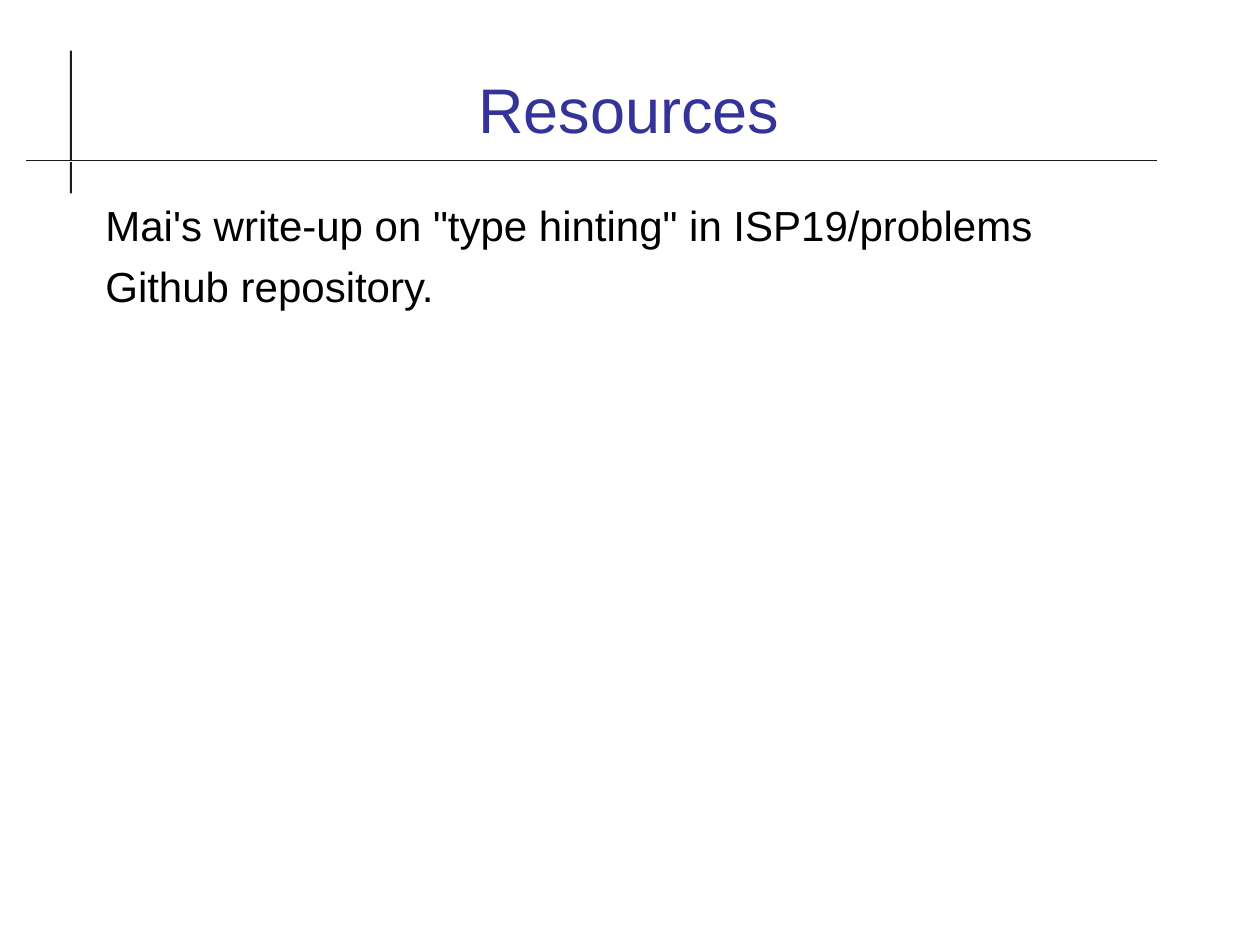
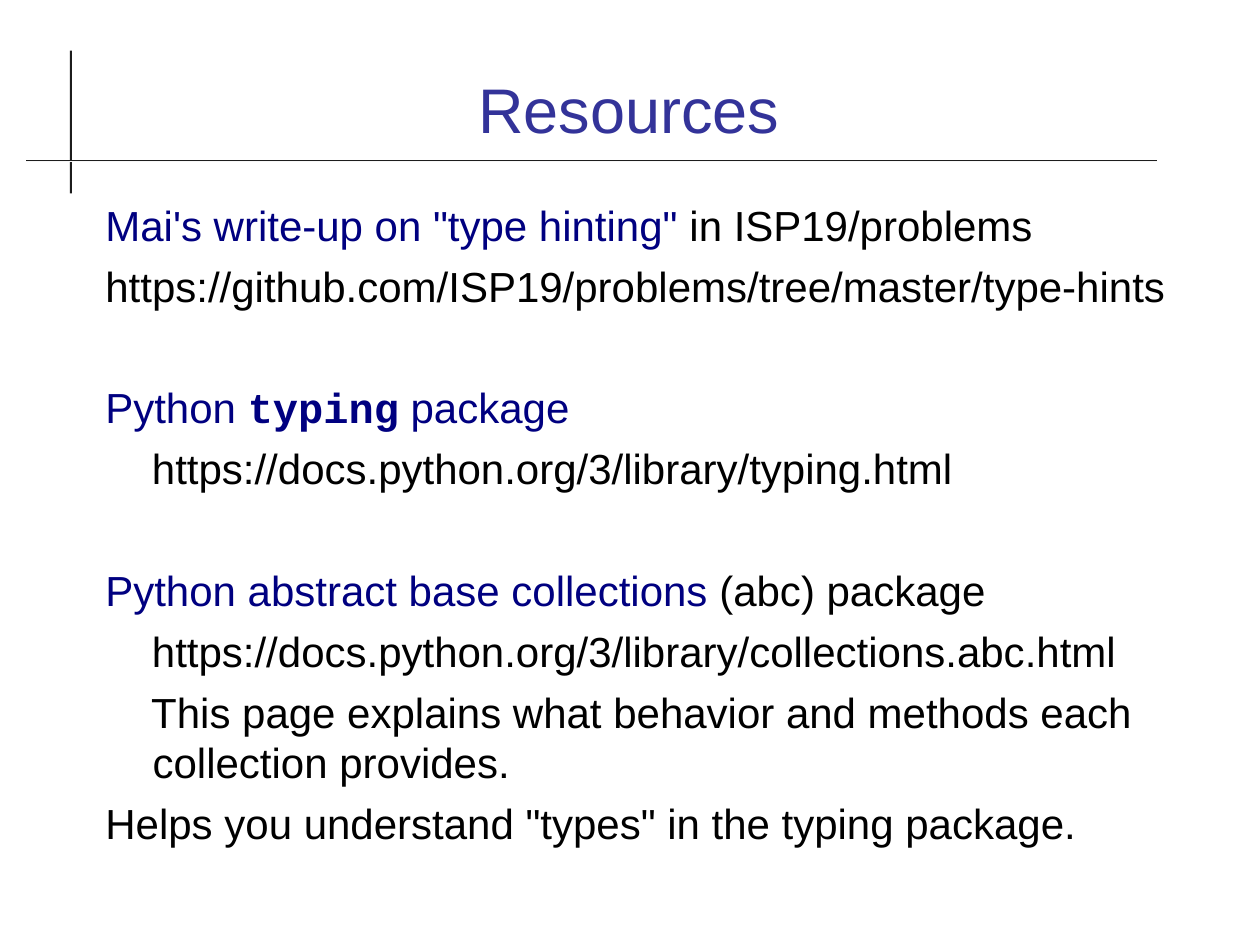
Before and after one commit to cpske/ISP, a slide deck: slide 19 of code-quality/Type-Checking.odp (slide 15 before the commit). Drawn at 1260x945 pixels with LibreOffice and Linux fonts; fonts in the diff are those of the drawing. Boxes give left, top, right and bottom in pixels: in the first picture for what was removed or moved away, otherwise in the second. Text is boxed around its words. In the diff, an @@ line names an element or a change of style, - is before the commit and + after.

Commit message:
more slides on typing

```diff
--- a/code-quality/Type-Checking.odp
+++ b/code-quality/Type-Checking.odp
@@ text at box(105, 210, 1033, 249): text colour #000000 to #000080 in "Mai's write-up on "type hinting"" @@
@@ text at box(105, 271, 1165, 848): text changed @@
-Github repository.
+https://github.com/ISP19/problems/tree/master/type-hints
+Python typing package
+https://docs.python.org/3/library/typing.html
+Python abstract base collections (abc) package
+https://docs.python.org/3/library/collections.abc.html
+This page explains what behavior and methods each collection provides.
+Helps you understand "types" in the typing package.
```
Also in this commit, not shown: 5 other slides changed, 5 slides added, 1 other file.
